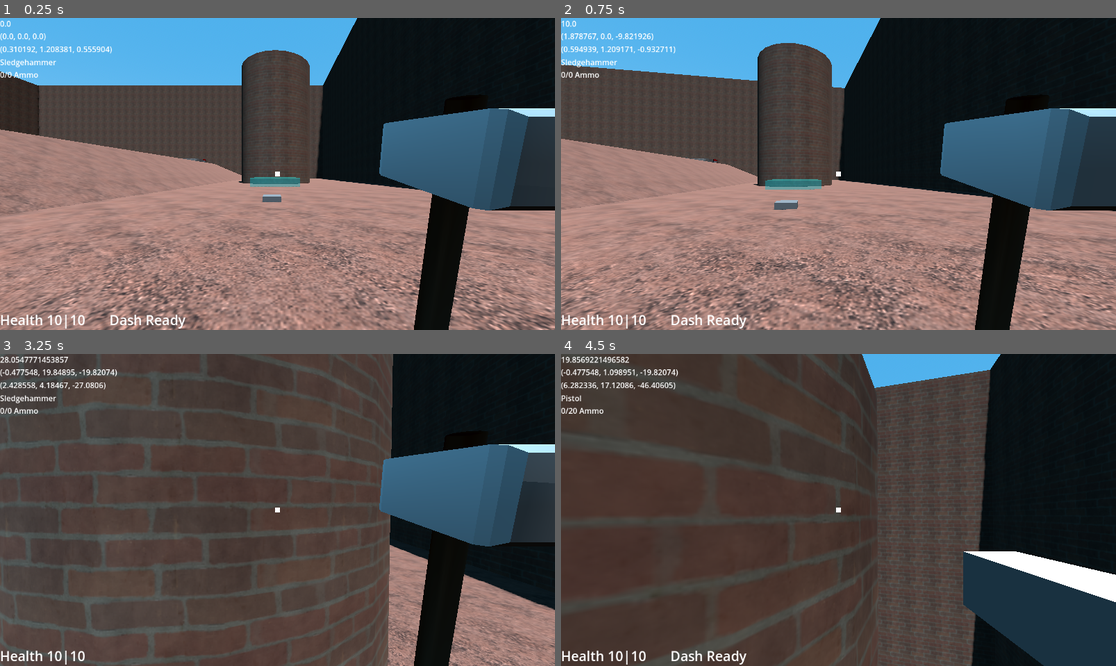
Above: before the commit, frames 1-4 (two rows, left to right).
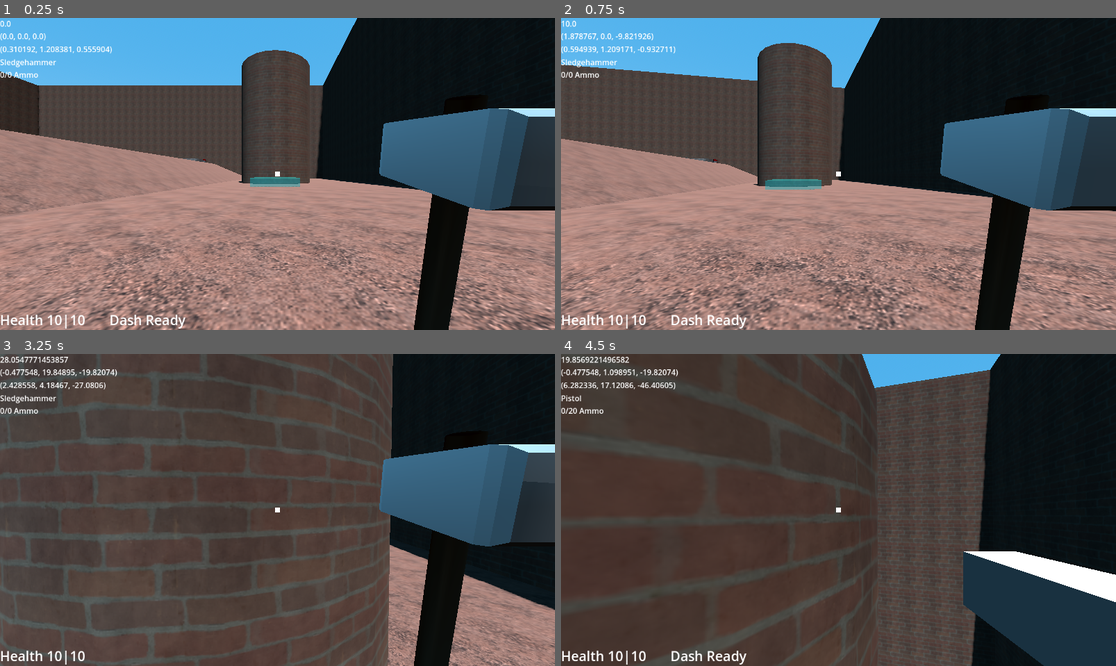
Above: after the commit, the same moments.

Repository: Wlopez2002/FPSGame
Game: Godot game, scene res://Levels/TestMain.tscn
Same seed, same stepped clock (60 frames per second), same inputs: the game is played once before the commit and once after it. Sound files missing from this copy of the repository are replaced by a short silence.
Inputs (mouse positions are in pixels of both pictures, inside the frame that each line leads up to):
- Up to frame 1 (0.25 s): no input
- Up to frame 2 (0.75 s): tap Enter at 0.5 s; move the mouse to (866, 174) at 0.52 s; hold W (MoveForward) from 0.53 s (still down); hold E (INTERACT) from 0.53 s (still down)
- Up to frame 3 (3.25 s): keep holding W (MoveForward); tap Space (MoveJump) at 0.77, 1.52, 3.02 s; move the mouse to (249, 510) at 1.27 s; release E (INTERACT) at 1.28 s; click (249, 510) at 1.35 s; move the mouse to (288, 503) at 2.02 s; hold Ctrl (MoveCrouch) 2.03-2.78 s; move the mouse to (271, 516) at 2.77 s; tap Shift (MoveDash) at 2.85 s
- Up to frame 4 (4.5 s): keep holding W (MoveForward); move the mouse to (877, 513) at 3.52 s; tap 1 at 3.6 s; tap Space (MoveJump) at 3.77 s; move the mouse to (794, 506) at 4.27 s; tap 2 at 4.35 s

The runs differ from the first frame. In frame 1, less than 0.1% of the frame differs, in the area x 47-51%, y 56-60%; in frame 2, 0.1%, in the area x 38-43%, y 58-62%; in frame 3, less than 0.1%; in frame 4, less than 0.1%.

Commit message:
worked on moving platform

Diff:
--- a/Levels/TestMain.tscn
+++ b/Levels/TestMain.tscn
@@ -455,6 +455,7 @@
 target = Vector3(1.8, 14, 50)
 startingPos = Vector3(-73.318, 14, 50)
 platform = NodePath("../MovingPlatformBody")
+active = false
 
 [node name="MovingPlatformBody" parent="." unique_id=961236221 instance=ExtResource("16_sc5o3")]
 transform = Transform3D(1, 0, 0, 0, 1, 0, 0, 0, 1, -73.174, 14, 50)
@@ -470,15 +471,17 @@
 transform = Transform3D(-4.371139e-08, 0, 1, 0, 1, 0, -1, 0, -4.371139e-08, 1.6966171, 0.79434586, 0)
 dest = NodePath("../../Stage/Pillar/CSGCylinder3D/Teleporter2")
 
-[node name="InteractComponent" type="Area3D" parent="." unique_id=2091778529]
-transform = Transform3D(1, 0, 0, 0, 1, 0, 0, 0, 1, 0, 0, -10.807403)
+[node name="InteractComponent" type="Area3D" parent="MovingPlatformBody" unique_id=2091778529]
+transform = Transform3D(1, 0, 0, 0, 1, 0, 0, 0, 1, 0, 0.5625, 8.739616)
 collision_layer = 288
 collision_mask = 0
 script = ExtResource("20_xfrt1")
 metadata/_custom_type_script = "uid://ccucccdarx02v"
 
-[node name="CollisionShape3D" type="CollisionShape3D" parent="InteractComponent" unique_id=949254706]
+[node name="CollisionShape3D" type="CollisionShape3D" parent="MovingPlatformBody/InteractComponent" unique_id=949254706]
 shape = SubResource("BoxShape3D_tlhpo")
 
-[node name="MeshInstance3D" type="MeshInstance3D" parent="InteractComponent" unique_id=1738106343]
+[node name="MeshInstance3D" type="MeshInstance3D" parent="MovingPlatformBody/InteractComponent" unique_id=1738106343]
 mesh = SubResource("BoxMesh_6fnls")
+
+[connection signal="interacted" from="MovingPlatformBody/InteractComponent" to="MovingPlatform" method="toggle"]
--- a/Objects/WorldObjects/MovingPlatformController.gd
+++ b/Objects/WorldObjects/MovingPlatformController.gd
@@ -9,7 +9,6 @@
 @export var pauseTime = 1
 @export var active = true
 @export var oneShot = false
-
 
 var goBack = false;
 var paused = false
@@ -34,8 +33,15 @@
 					timer.start(pauseTime);
 				goBack = !goBack;
 				paused = true;
+	else:
+		platform.velocity = Vector3.ZERO
 
 func _on_pause_timer_timeout() -> void:
+	paused = false;
+
+func toggle():
+	print(active)
+	active = !active;
 	paused = false;
 
 func save():
@@ -52,6 +58,7 @@
 		"tposY" : target.y,
 		"tposZ" : target.z,
 		"goBack" : goBack,
+		"active" : active,
 		"pauseTime" : pauseTime,
 		"pauseTimeLeft" : timer.time_left,
 		"tiedBody" : platform.get_path()
@@ -71,8 +78,10 @@
 			target.y = data
 		"tposZ":
 			target.z = data
-		"goBack" :
+		"goBack":
 			goBack = data;
+		"active":
+			active = data;
 		"pauseTime":
 			pauseTime = data;
 		"pauseTimeLeft":
--- a/Player/Player.tscn
+++ b/Player/Player.tscn
@@ -64,6 +64,7 @@
 collide_with_areas = true
 
 [node name="InteractionLabel" type="Label" parent="Head/Interact" unique_id=258219493]
+visible = false
 anchors_preset = 8
 anchor_left = 0.5
 anchor_top = 0.5
--- a/project.godot
+++ b/project.godot
@@ -32,6 +32,7 @@
 [global_group]
 
 Persistent=""
+PersistentNRI="Persistent No Re-Instance, a persistent node that must not have a new isntance created."
 
 [input]
 
